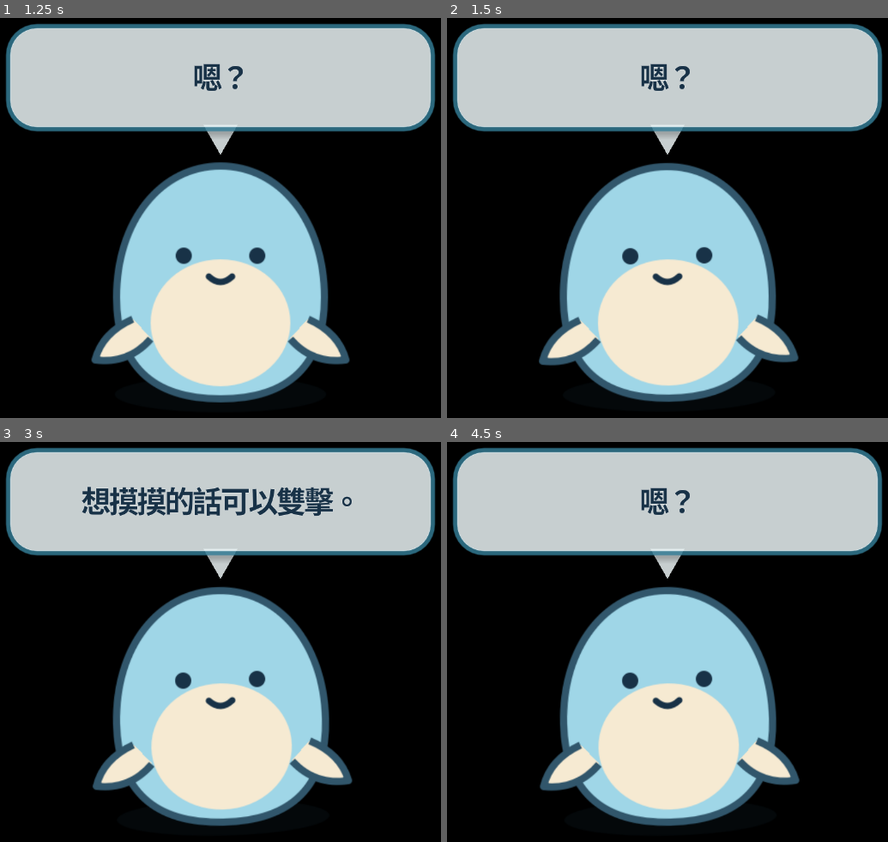
Above: before the commit, frames 1-4 (two rows, left to right).
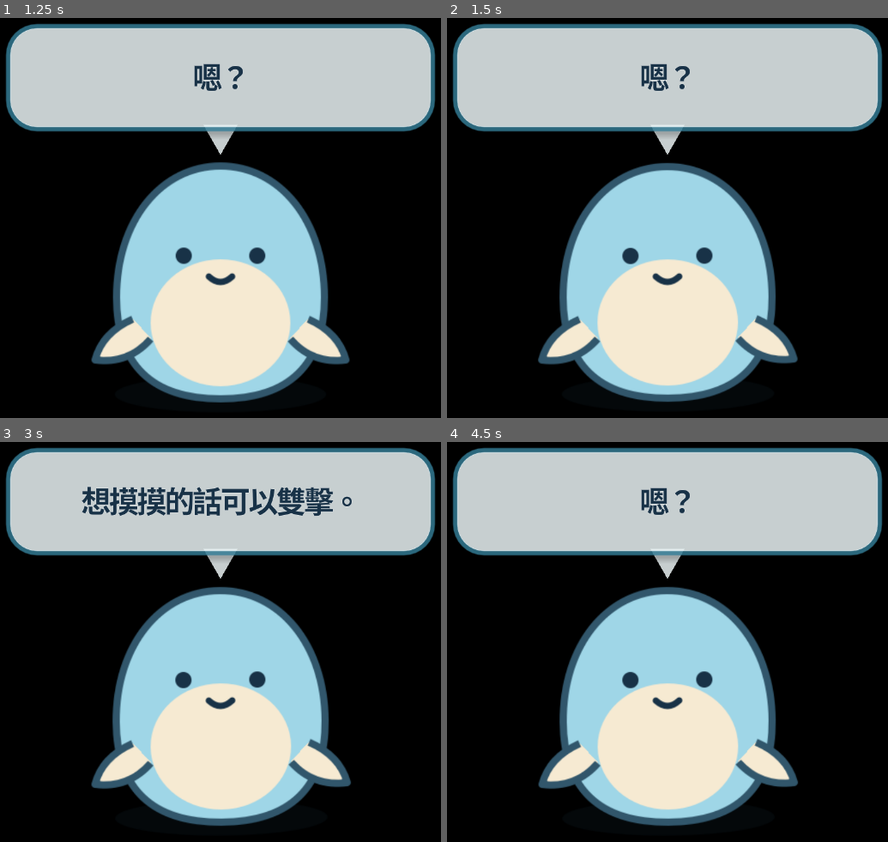
Above: after the commit, the same moments.

Repository: kai-2001/OpenDesktopPet
Game: Godot game, scene res://scenes/main.tscn
Two runs of this game, one before a commit and one after it. Both use one fixed random seed, a clock stepped at 60 frames per second and the inputs below.
Inputs (mouse positions are in pixels of both pictures, inside the frame that each line leads up to):
- Up to frame 1 (1.25 s): move the mouse to (352, 174) at 0.52 s; click (352, 174) at 0.67 s
- Up to frame 2 (1.5 s): drag from (548, 242) to (636, 346) at 1.27 s
- Up to frame 3 (3 s): move the mouse to (282, 482) at 2.02 s; click (282, 482) at 2.17 s; drag from (189, 770) to (39, 530) at 2.77 s
- Up to frame 4 (4.5 s): move the mouse to (848, 734) at 3.52 s; click (848, 734) at 3.67 s; drag from (486, 530) to (579, 462) at 4.27 s

Frame 1 is identical in both runs. In frame 2, 0.6% of the frame differs, in the area x 20-80%, y 57-87%; in frame 3, 1.0%; in frame 4, 1.1%, in the area x 20-80%, y 43-94%.

Commit message:
Support directional sprites and per-character saves

Diff:
--- a/examples/character-pack/pet.json
+++ b/examples/character-pack/pet.json
@@ -3,6 +3,7 @@
   "id": "replace_me",
   "name": "新角色",
   "scale": 0.31,
+  "source_facing": "left",
   "fallback_action": "idle",
   "interactions": {
     "feed": {"label": "餵食", "icon": "🥕", "wish": "想吃東西（剩餘約 {minutes} 分鐘）"},
--- a/scripts/main.gd
+++ b/scripts/main.gd
@@ -49,11 +49,13 @@
 	# PetVisual is ready before this parent node. Keep its first loaded frame
 	# hidden until the native transparent window has been positioned and shaped.
 	pet.visible = false
+	state.configure_profile(pet.get_character_id())
 	_load_runtime_settings()
 	get_viewport().transparent_bg = true
 	get_viewport().gui_embed_subwindows = false
 	_style_bubble()
 	_connect_signals()
+	_refresh_ui(state.get_snapshot())
 	_setup_context_menu()
 	_setup_idle_behavior()
 	_setup_visibility_watchdog()
@@ -80,7 +82,10 @@
 	if not _dragging:
 		return
 	if mouse.distance_to(_last_drag_mouse) > 1.0:
+		pet.set_facing_direction(1 if mouse.x > _last_drag_mouse.x else -1)
 		pet.set_drag_motion(true)
+	else:
+		pet.set_drag_motion(false)
 	_last_drag_mouse = mouse
 	DisplayServer.window_set_position(_clamp_window_position(mouse - _drag_offset))
 
@@ -463,6 +468,7 @@
 	if target_x == start.x:
 		target_x = clampi(start.x - distance, usable.position.x, usable.end.x - window_size.x)
 	var target := Vector2i(target_x, start.y)
+	pet.set_facing_direction(1 if target_x > start.x else -1)
 	pet.play_action("move")
 	_auto_move_tween = create_tween()
 	_auto_move_tween.set_trans(Tween.TRANS_SINE).set_ease(Tween.EASE_IN_OUT)
--- a/scripts/pet_state.gd
+++ b/scripts/pet_state.gd
@@ -7,7 +7,7 @@
 signal wish_started(action: String)
 signal action_result_available(request_id: int)
 
-const DEFAULT_SAVE_PATH := "user://save_v2.json"
+const DEFAULT_SAVE_PATH := "user://profiles/default/save_v2.json"
 const SAVE_VERSION := 2
 const DECAY_INTERVAL_SECONDS := 600
 const PET_REWARD_COOLDOWN_SECONDS := 600
@@ -17,7 +17,7 @@
 const WISH_MIN_SECONDS := 1200
 const WISH_MAX_SECONDS := 2400
 
-var data: Dictionary = {
+const DEFAULT_DATA := {
 	"save_version": SAVE_VERSION,
 	"hunger": 80.0,
 	"thirst": 80.0,
@@ -39,14 +39,40 @@
 	"visual_scale": 1.0,
 }
 
+var data: Dictionary = DEFAULT_DATA.duplicate(true)
 var save_path := DEFAULT_SAVE_PATH
 var _clock_accumulator := 0.0
 var _action_busy := false
 var _next_request_id := 1
 var _action_results: Dictionary = {}
+var _initialized := false
 
 
 func _ready() -> void:
+	call_deferred("_initialize_if_needed")
+
+
+func configure_profile(character_id: String) -> void:
+	var safe_id := character_id.strip_edges().to_lower().validate_filename()
+	safe_id = safe_id.replace(" ", "_")
+	if safe_id.is_empty():
+		safe_id = "default"
+	var profile_save_path := "user://profiles/%s/save_v2.json" % safe_id
+	if _initialized and save_path == profile_save_path:
+		return
+	save_path = profile_save_path
+	data = DEFAULT_DATA.duplicate(true)
+	_clock_accumulator = 0.0
+	_action_busy = false
+	_action_results.clear()
+	_initialized = false
+	_initialize_if_needed()
+
+
+func _initialize_if_needed() -> void:
+	if _initialized:
+		return
+	_initialized = true
 	load_state()
 	_apply_elapsed_decay(_now(), 48)
 	_ensure_wish_schedule()
@@ -353,6 +379,9 @@
 
 func save_state() -> void:
 	data.last_seen = _now()
+	DirAccess.make_dir_recursive_absolute(
+		ProjectSettings.globalize_path(save_path.get_base_dir())
+	)
 	var temporary_path := save_path + ".tmp"
 	var backup_path := save_path + ".backup"
 	var file := FileAccess.open(temporary_path, FileAccess.WRITE)
--- a/scripts/pet_visual.gd
+++ b/scripts/pet_visual.gd
@@ -18,6 +18,9 @@
 var _busy := false
 var _dragging := false
 var _drag_moving := false
+var _drag_frame_clock := 0.0
+var _drag_frame_step := 0
+var _facing_direction := -1
 var _visual_size := 1.0
 var _pack_scale := 0.31
 var _time := 0.0
@@ -48,6 +51,15 @@
 func _process(delta: float) -> void:
 	_time += delta
 	if _dragging:
+		if _drag_moving:
+			var definition := _action_definition("drag")
+			var sequence := _sequence_for(definition)
+			var frame_time := float(definition.get("frame_time", 0.12))
+			_drag_frame_clock += delta
+			if _drag_frame_clock >= frame_time:
+				_drag_frame_clock = fmod(_drag_frame_clock, frame_time)
+				_drag_frame_step = (_drag_frame_step + 1) % sequence.size()
+				_show_action_frame("drag", int(sequence[_drag_frame_step]))
 		var sway := sin(_time * 8.0) * (0.025 if _drag_moving else 0.008)
 		rotation = sway
 		return
@@ -77,6 +89,8 @@
 	_dragging = value
 	_busy = false
 	_drag_moving = false
+	_drag_frame_clock = 0.0
+	_drag_frame_step = 0
 	_current_action = ""
 	if value:
 		_show_action_frame("drag", _first_frame("drag"))
@@ -89,11 +103,27 @@
 func set_drag_motion(is_moving: bool) -> void:
 	if not _dragging:
 		return
+	if _drag_moving == is_moving:
+		return
 	_drag_moving = is_moving
-	var definition := _action_definition("drag")
-	var sequence := _sequence_for(definition)
-	var index := mini(1 if is_moving else 0, sequence.size() - 1)
-	_show_action_frame("drag", int(sequence[index]))
+	_drag_frame_clock = 0.0
+	if not is_moving:
+		_drag_frame_step = 0
+		_show_action_frame("drag", _first_frame("drag"))
+
+
+func set_facing_direction(direction: int) -> void:
+	if direction == 0:
+		return
+	var normalized := 1 if direction > 0 else -1
+	if normalized == _facing_direction:
+		return
+	_facing_direction = normalized
+	var scale_action := _current_action
+	if scale_action.is_empty():
+		scale_action = "drag" if _dragging else "idle"
+	_apply_sprite_scale(_action_definition(scale_action))
+	_emit_interaction_region()
 
 
 func is_busy() -> bool:
@@ -290,6 +320,11 @@
 	return fallback
 
 
+func get_character_id() -> String:
+	var character_id := String(_manifest.get("id", "")).strip_edges()
+	return character_id if not character_id.is_empty() else "default"
+
+
 func get_interaction_label(action: String, fallback: String) -> String:
 	return String(_interaction_value(action, "label", fallback))
 
@@ -380,8 +415,24 @@
 		cell_size.y
 	)
 	_sprite.position = _frame_offset(definition, safe_frame)
-	_sprite.scale = Vector2.ONE * float(definition.get("scale", _pack_scale))
+	_apply_sprite_scale(definition)
 	_emit_interaction_region()
+
+
+func _apply_sprite_scale(definition: Dictionary) -> void:
+	if not is_instance_valid(_sprite):
+		return
+	var action_scale := float(definition.get("scale", _pack_scale)) \
+		if not definition.is_empty() \
+		else _pack_scale
+	var source_facing := String(definition.get(
+		"source_facing", _manifest.get("source_facing", "left")
+	)).to_lower()
+	if source_facing not in ["left", "right"]:
+		source_facing = "left"
+	var desired_facing := "right" if _facing_direction > 0 else "left"
+	var horizontal := -1.0 if source_facing != desired_facing else 1.0
+	_sprite.scale = Vector2(horizontal, 1.0) * action_scale
 
 
 func _frame_offset(definition: Dictionary, frame: int) -> Vector2:
--- a/tests/gameplay_state_test.gd
+++ b/tests/gameplay_state_test.gd
@@ -112,6 +112,35 @@
 	loaded.load_state()
 	_assert_equal(loaded.data.coins, state.data.coins, "safe save round trip")
 	loaded.free()
+
+	var profile_a := PetStateScript.new()
+	profile_a.configure_profile("Profile A")
+	_assert_equal(
+		profile_a.save_path,
+		"user://profiles/profile_a/save_v2.json",
+		"character ID selects a safe profile save path"
+	)
+	profile_a.data.coins = 111
+	profile_a.save_state()
+	var profile_b := PetStateScript.new()
+	profile_b.configure_profile("Profile B")
+	_assert_equal(
+		profile_b.data.coins,
+		PetStateScript.DEFAULT_DATA.coins,
+		"a different character ID starts from independent defaults"
+	)
+	profile_b.data.coins = 222
+	profile_b.save_state()
+	var reloaded_profile_a := PetStateScript.new()
+	reloaded_profile_a.configure_profile("Profile A")
+	_assert_equal(
+		reloaded_profile_a.data.coins,
+		111,
+		"reloading one character ID does not read another profile"
+	)
+	profile_a.free()
+	profile_b.free()
+	reloaded_profile_a.free()
 	state.queue_free()
 	visual.queue_free()
 	DirAccess.remove_absolute(
--- a/tests/window_integration_test.gd
+++ b/tests/window_integration_test.gd
@@ -12,6 +12,13 @@
 	await process_frame
 
 	_assert_true(main.pet.visible, "pet is revealed after native window setup")
+	_assert_equal(
+		main.state.save_path,
+		"user://profiles/%s/save_v2.json" % (
+			main.pet.get_character_id().to_lower().validate_filename().replace(" ", "_")
+		),
+		"active character ID selects the gameplay save profile"
+	)
 	_assert_true(
 		is_instance_valid(main._visibility_watchdog),
 		"fixed-interval visibility watchdog is running"
@@ -68,7 +75,35 @@
 	_assert_true(main._can_begin_drag(), "autonomous animation does not block dragging")
 	main.pet.set_dragging(true)
 	_assert_true(not main.pet.is_busy() or main.pet._dragging, "dragging interrupts autonomous animation")
+	var first_drag_region: Rect2 = main.pet._sprite.region_rect
+	main.pet.set_drag_motion(true)
+	await create_timer(0.14).timeout
+	var drag_sequence: Array = main.pet._sequence_for(
+		main.pet._action_definition("drag")
+	)
+	if drag_sequence.size() > 1:
+		_assert_true(
+			main.pet._sprite.region_rect != first_drag_region,
+			"drag motion advances through the configured frame sequence"
+		)
 	main.pet.set_dragging(false)
+	main.pet.set_facing_direction(-1)
+	_assert_true(
+		main.pet._sprite.scale.x > 0.0,
+		"left-facing movement uses the source artwork"
+	)
+	main.pet.set_facing_direction(1)
+	_assert_true(
+		main.pet._sprite.scale.x < 0.0,
+		"right-facing movement mirrors the artwork"
+	)
+	main.pet._facing_direction = 1
+	main.pet._apply_sprite_scale({"scale": 1.0, "source_facing": "right"})
+	_assert_true(
+		main.pet._sprite.scale.x > 0.0,
+		"right-facing source artwork is not mirrored when moving right"
+	)
+	main.pet.set_facing_direction(-1)
 	main.bubble.visible = true
 	main.bubble_tail.visible = true
 	main._refresh_interaction_polygon()
Not shown, added: docs/CHARACTER_PROFILES.md
Not shown, added: docs/DIRECTIONAL_SPRITES.md
